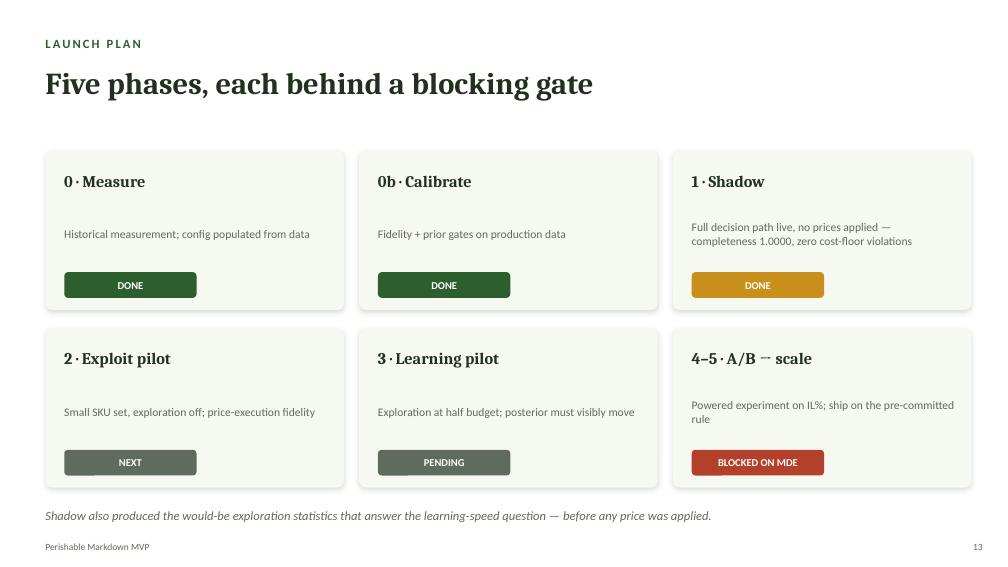
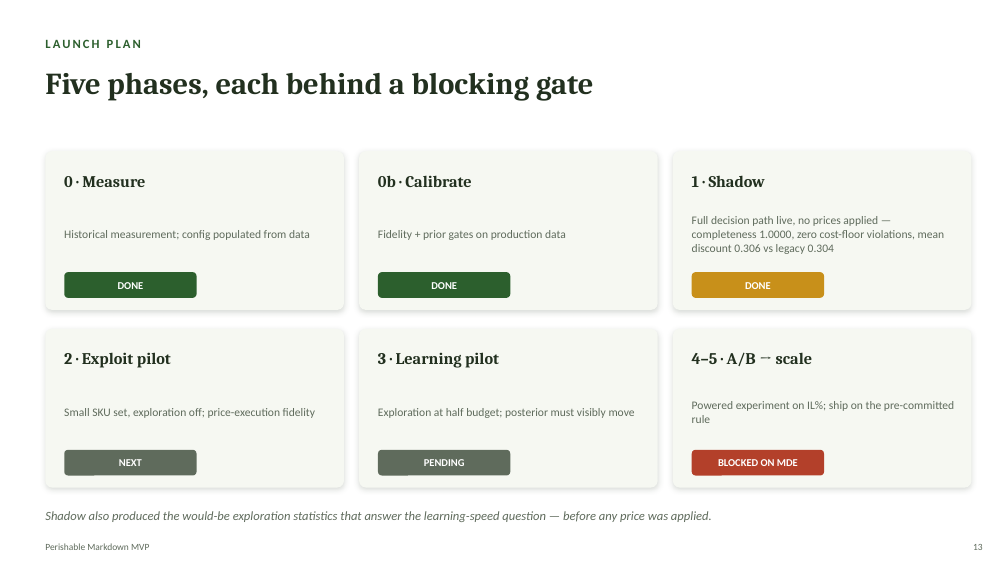
Before and after one commit to Kamalyunus/fresh-markdown, a slide deck: slide 13 of docs/perishable_markdown_tech_deck.pptx. Drawn at 1008x567 pixels with LibreOffice and Linux fonts; fonts in the diff are those of the drawing. Boxes give left, top, right and bottom in pixels: in the first picture for what was removed or moved away, otherwise in the second. Text is boxed around its words. In the diff, an @@ line names an element or a change of style, - is before the commit and + after.

```diff
--- a/docs/perishable_markdown_tech_deck.pptx
+++ b/docs/perishable_markdown_tech_deck.pptx
@@ text at <box>692,216,945,254</box>: text changed @@
-Full decision path live, no prices applied — completeness 1.0000, zero cost-floor violations
+Full decision path live, no prices applied — completeness 1.0000, zero cost-floor violations, mean discount 0.306 vs legacy 0.304
```
Also in this commit, not shown: 2 other slides changed, 6 other files.
